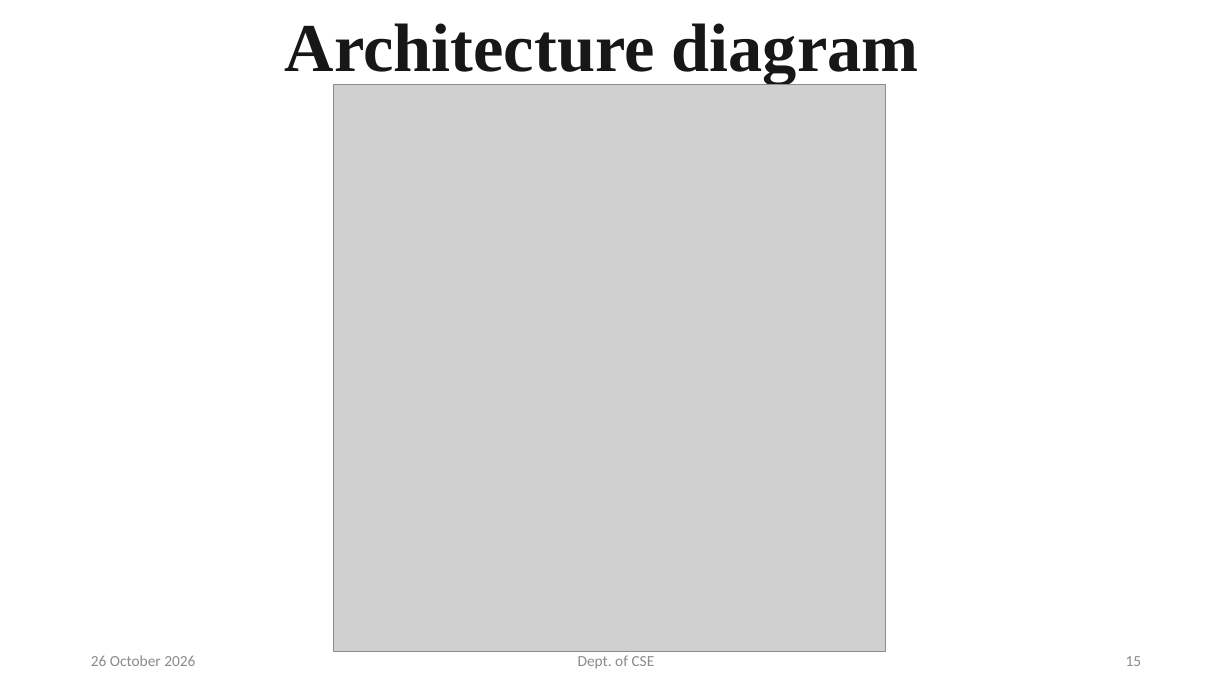
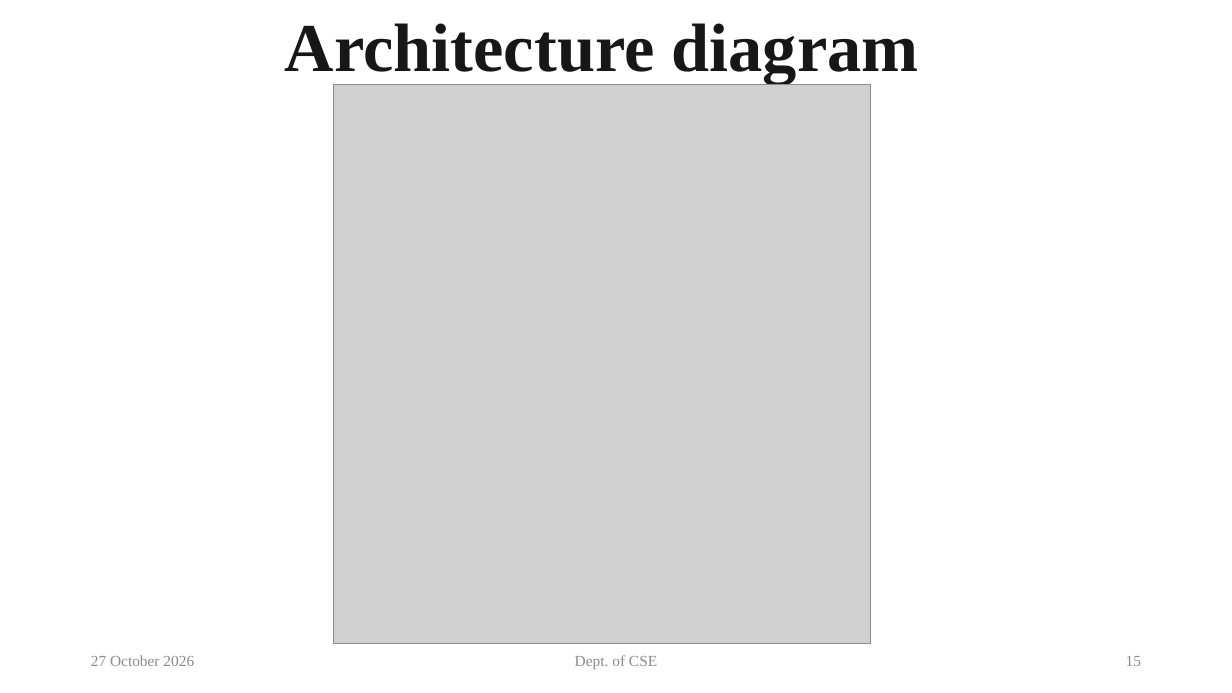
Before and after one commit to Adithya-1489181/eeg_hdc, a slide deck: slide 15 of presentation/EEG-HDC Final Presentation.pptx. Drawn at 1232x693 pixels with LibreOffice and Linux fonts; fonts in the diff are those of the drawing; grey boxes stand for pictures. Boxes give left, top, right and bottom in pixels: in the first picture for what was removed or moved away, otherwise in the second. Text is boxed around its words. In the diff, an @@ line names an element or a change of style, - is before the commit and + after.

```diff
--- a/presentation/EEG-HDC Final Presentation.pptx
+++ b/presentation/EEG-HDC Final Presentation.pptx
@@ picture: place and size @@
-picture at [334,85,886,652]
+picture at [334,85,870,644]
@@ text at [91,655,194,666]: text changed; font Calibri to Times New Roman @@
-26 October 2026
+27 October 2026
@@ text "Dept. of CSE" at [575,655,657,669]: font Calibri to Times New Roman @@
@@ page number at [1126,656,1141,666]: font Calibri to Times New Roman @@
```
Also in this commit, not shown: 38 other slides changed, 1 slide removed, 2 other files.
